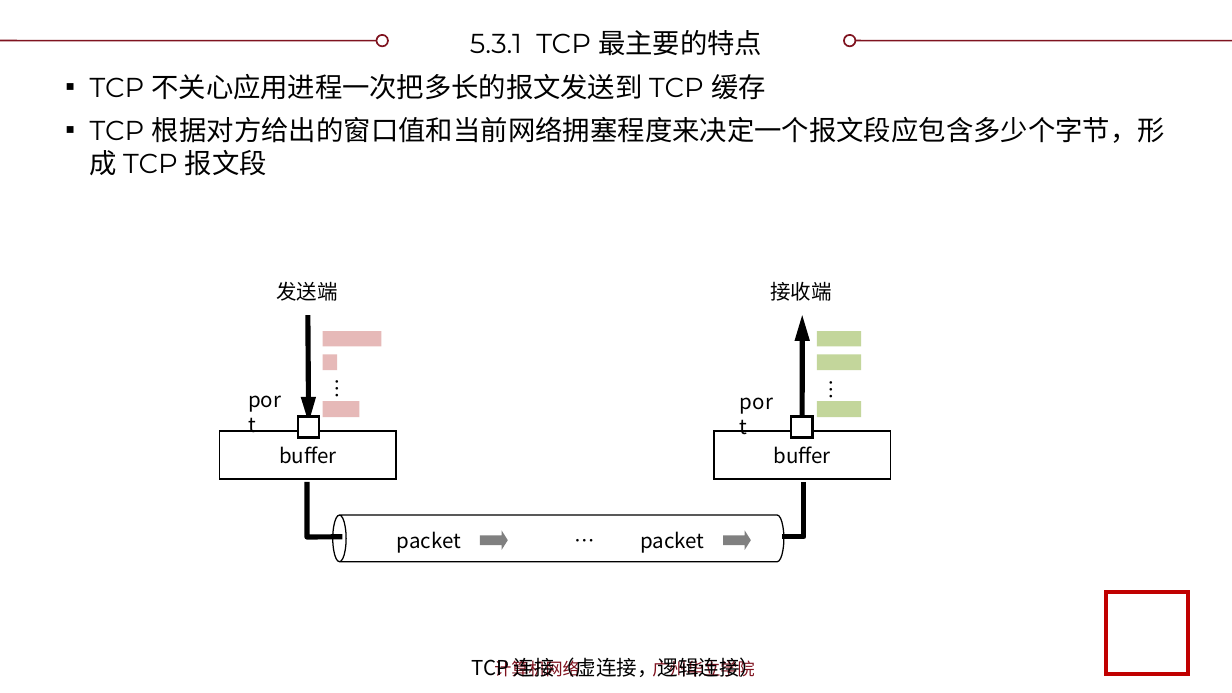
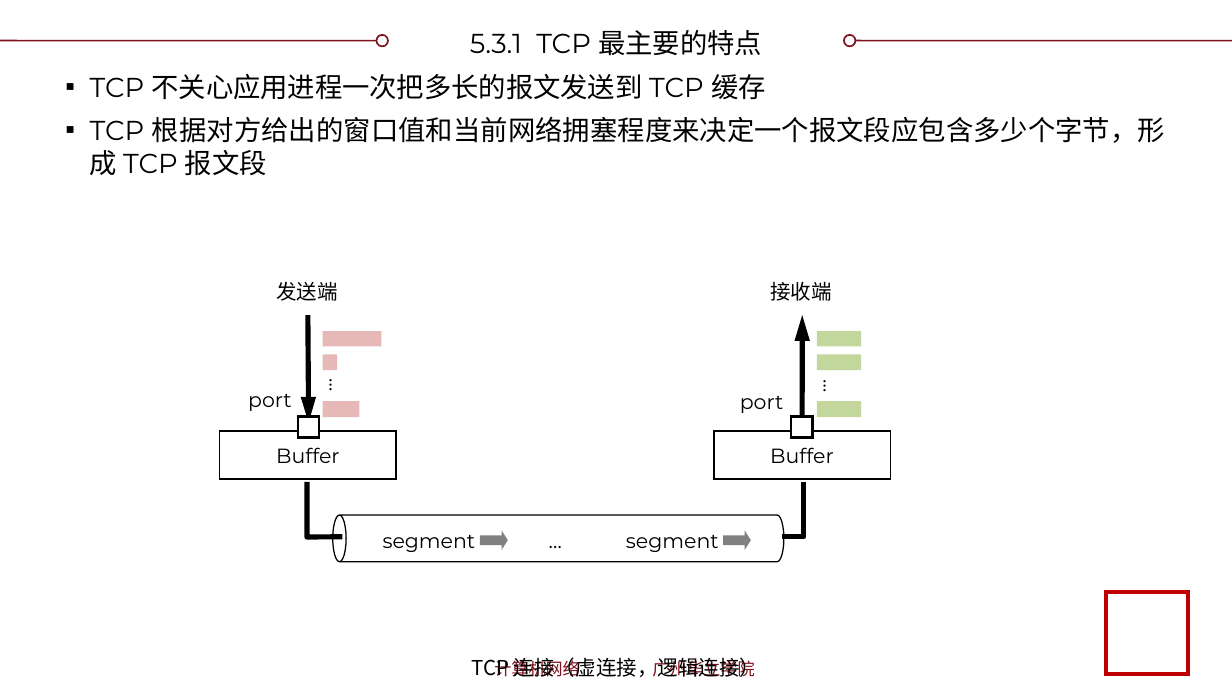
Before and after one commit to glplaman/glplaman.github.io, a slide deck: slide 45 of network/ppt/chap5.pptx. Drawn at 1232x693 pixels with LibreOffice and Linux fonts; fonts in the diff are those of the drawing; background and template pictures are left out. Boxes give left, top, right and bottom in pixels: in the first picture for what was removed or moved away, otherwise in the second. Text is boxed around its words. In the diff, an @@ line names an element or a change of style, - is before the commit and + after.

```diff
--- a/network/ppt/chap5.pptx
+++ b/network/ppt/chap5.pptx
@@ font Noto Sans CJK SC to Montserrat in 4 elements at (248, 394, 292, 411), (740, 396, 784, 413), (319, 367, 356, 407), (813, 367, 850, 407) @@
@@ text in rectangle at (276, 447, 340, 463): text changed; font Noto Sans CJK SC to Montserrat @@
-buffer
+Buffer
@@ text in rectangle at (770, 447, 834, 463): text changed; font Noto Sans CJK SC to Montserrat @@
-buffer
+Buffer
@@ text at (383, 535, 476, 552): text changed; font Noto Sans CJK SC to Montserrat @@
-packet
+segment
@@ text "…": place and size @@
-text "…" at (562, 521, 601, 558)
+text "…" at (536, 521, 575, 558)
@@ text "…" at (536, 521, 575, 558): font Noto Sans CJK SC to Montserrat; alignment left to centre @@
@@ text at (626, 535, 719, 552): text changed; font Noto Sans CJK SC to Montserrat @@
-packet
+segment
```
Also in this commit, not shown: 1 other file.
